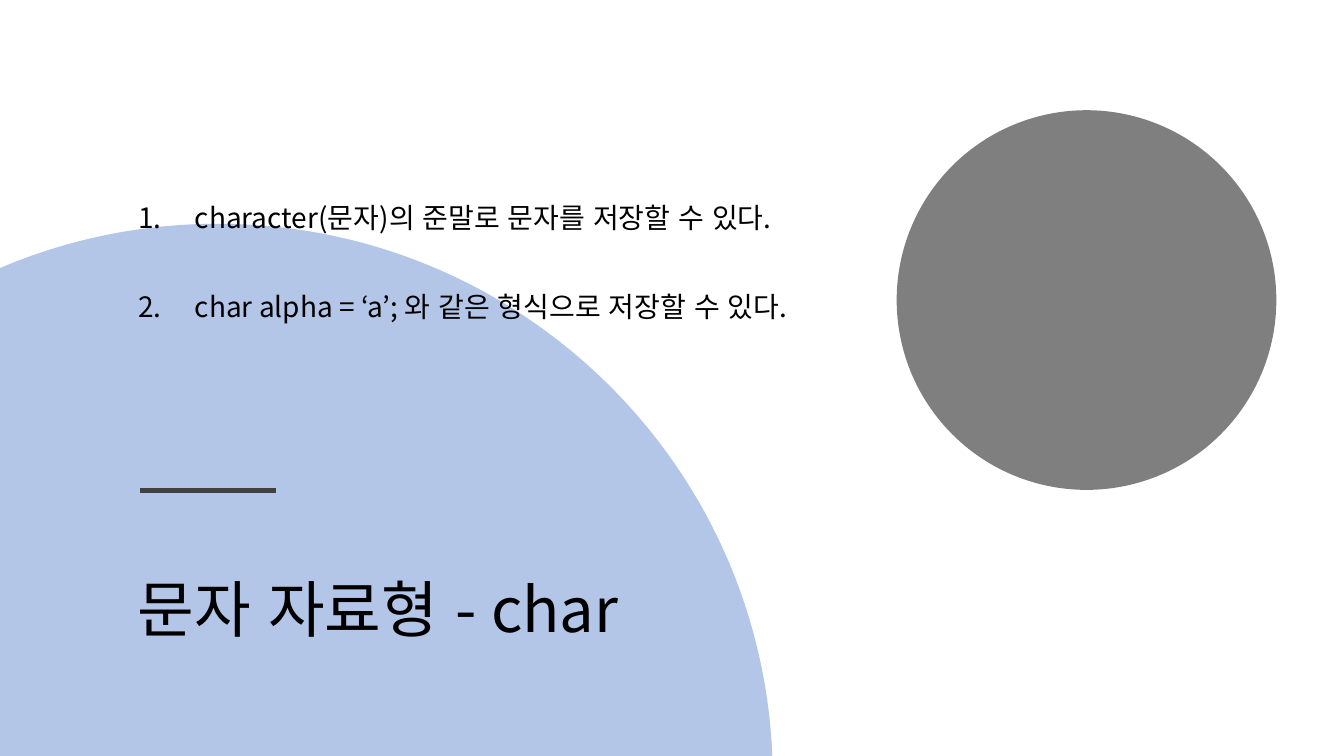
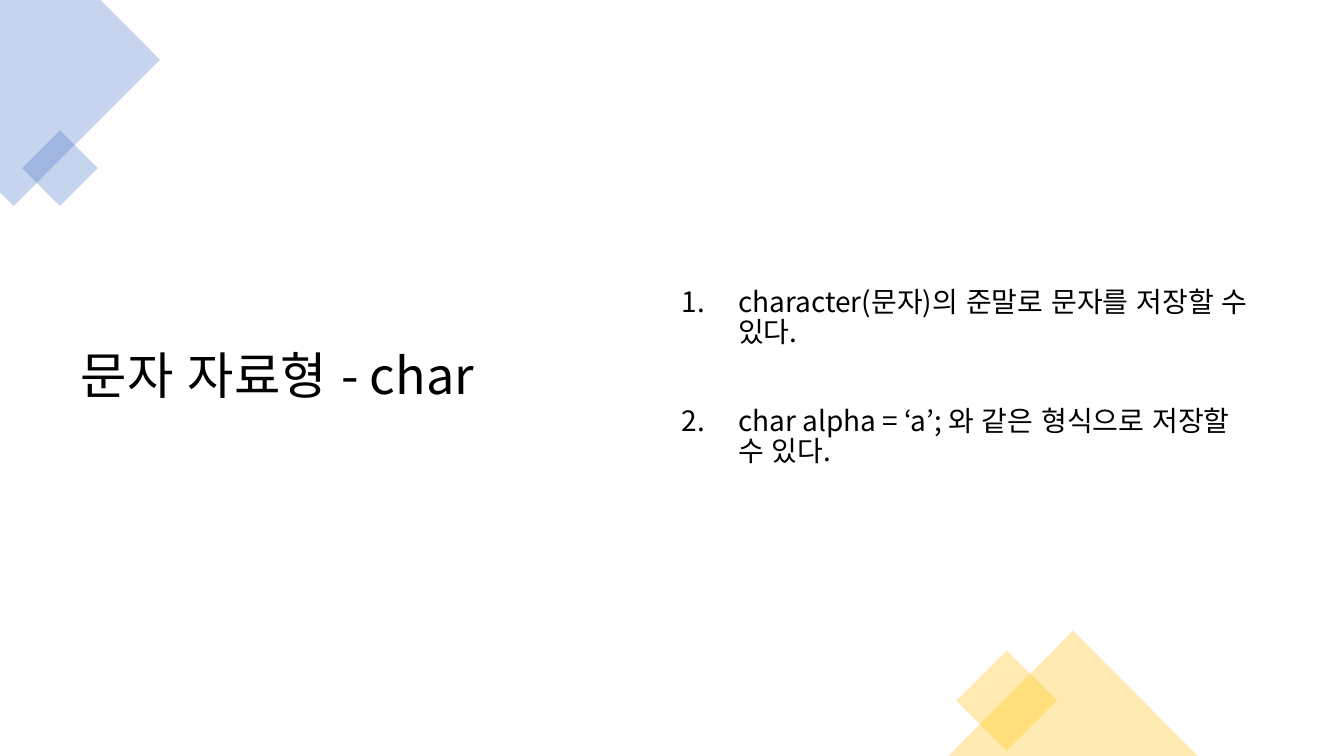
Before and after one commit to kjh99660/Study_powerpoint, a slide deck: slide 10 of c# 스터디 1주 차.pptx (slide 8 before the commit). Drawn at 1344x756 pixels with LibreOffice and Linux fonts; fonts in the diff are those of the drawing. Boxes give left, top, right and bottom in pixels: in the first picture for what was removed or moved away, otherwise in the second. Text is boxed around its words. In the diff, an @@ line names an element or a change of style, - is before the commit and + after.

```diff
--- a/c# 스터디 1주 차.pptx
+++ b/c# 스터디 1주 차.pptx
@@ freeform shape added at <box>0,0,160,206</box>, fill #4472C4 at 30% opacity @@
@@ title "문자 자료형 - char": place and size @@
-title "문자 자료형 - char" at <box>138,580,618,637</box>
+title "문자 자료형 - char" at <box>81,352,474,398</box>
@@ title "문자 자료형 - char" at <box>81,352,474,398</box>: size 44 to 36 pt @@
@@ text "character(문자)의 준말로 문자를 저장할 수 ..." rewrapped from <box>195,204,788,325</box> to <box>738,288,1248,464</box> @@
@@ ellipse removed at <box>897,110,1277,490</box> @@
@@ rectangle added at <box>22,130,98,206</box>, fill #4472C4 at 30% opacity @@
@@ freeform shape removed at <box>0,224,772,756</box> @@
@@ line removed from (140, 491) to (276, 491) @@
@@ triangle added at <box>949,631,1198,756</box>, fill #FFC000 at 30% opacity @@
@@ rectangle added at <box>956,651,1057,752</box>, fill #FFC000 at 30% opacity @@
```
Also in this commit, not shown: 17 other slides changed, 3 slides added, 1 slide removed, 6 other files.
